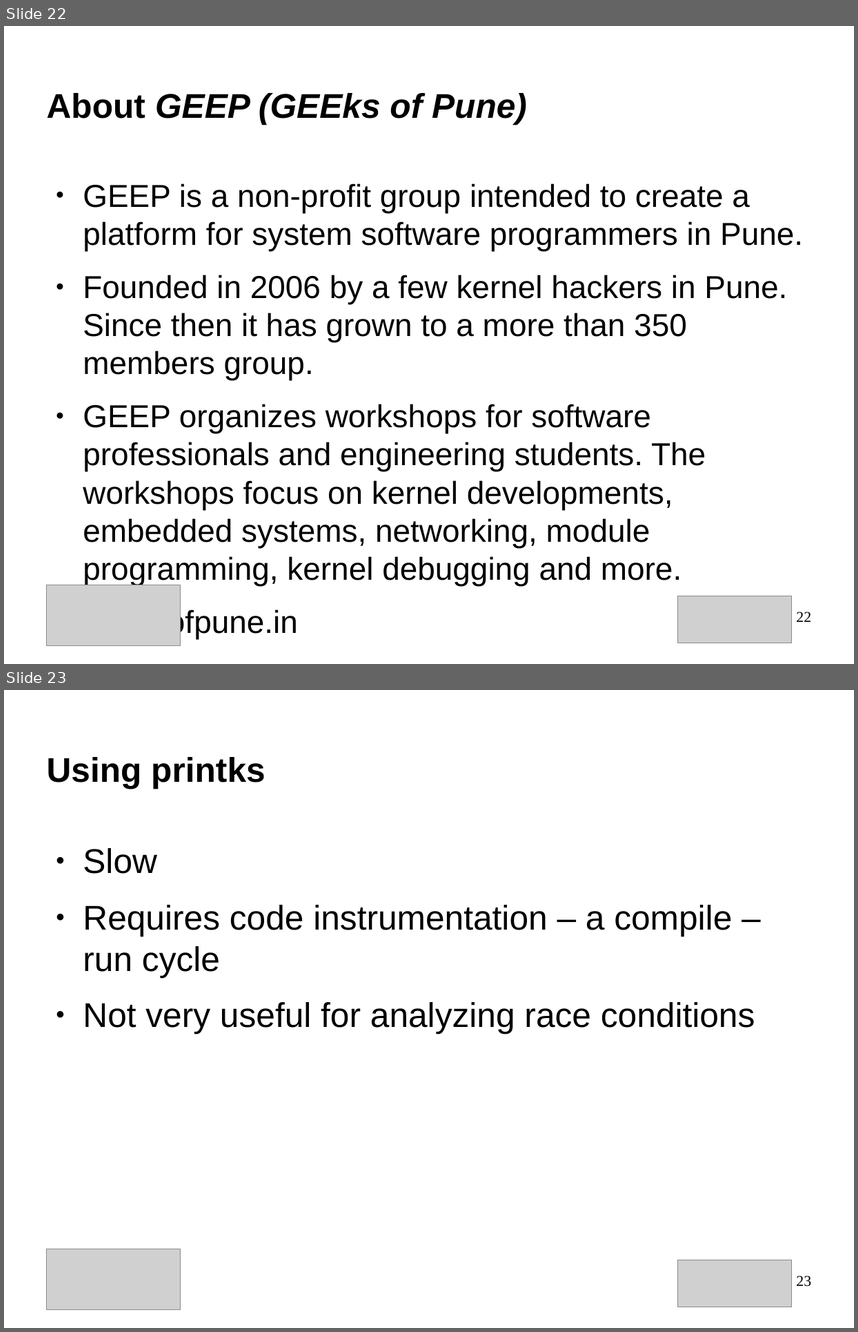
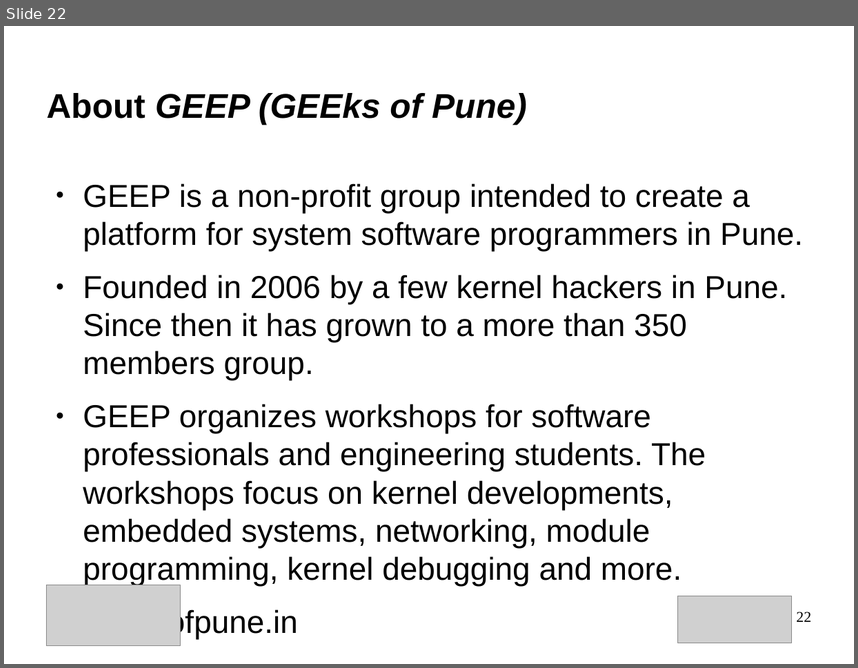
Before and after one commit to swapnil-pimpale/foss_in_kgdb_presentation, a slide deck: kgdb.odp. Shown one above the other, each under a label of ours: slides 22 and 23 before the commit, slide 22 after it. The pictures are 858x1332 and 858x668 pixels, drawn with LibreOffice and Linux fonts; fonts in the diff are those of the drawing; grey boxes stand for pictures. Boxes give left, top, right and bottom in pixels: in the first picture for what was removed or moved away, otherwise in the second. Text is boxed around its words. In the diff, an @@ line names an element or a change of style, - is before the commit and + after.

```diff
--- a/kgdb.odp
+++ b/kgdb.odp
@@ slide 23 removed at bbox=[4, 690, 854, 1328], background #FFFFFF @@
@@ title removed at bbox=[47, 757, 266, 789] @@
-Using printks
@@ text removed at bbox=[83, 848, 755, 1034] @@
-● Slow
-● Requires code instrumentation – a compile – run cycle
-● Not very useful for analyzing race conditions
@@ picture removed at bbox=[46, 1248, 180, 1310] @@
@@ picture removed at bbox=[678, 1259, 791, 1306] @@
@@ page number removed at bbox=[796, 1275, 811, 1286] @@
-23
```
Also in this commit, not shown: 4 other slides removed.
